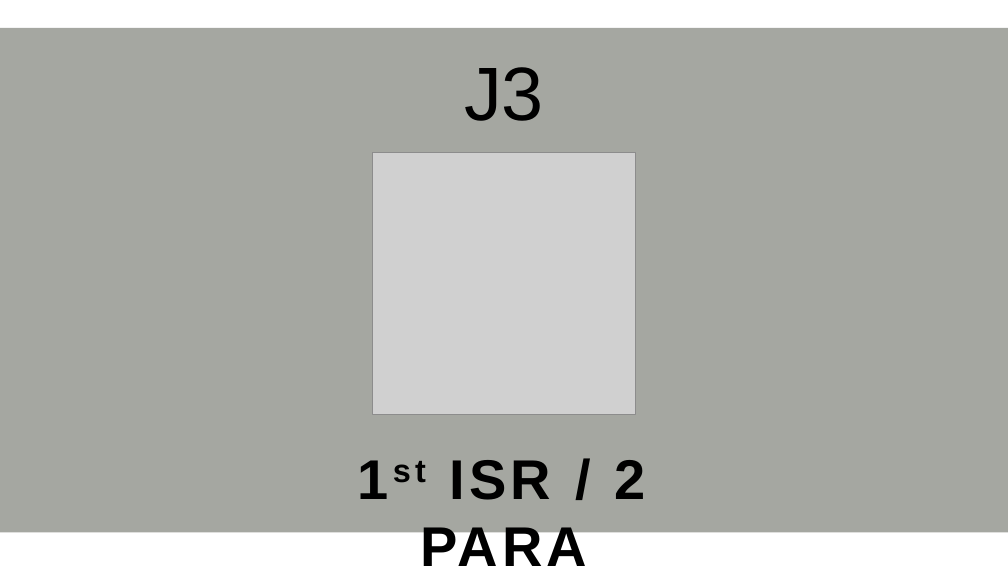
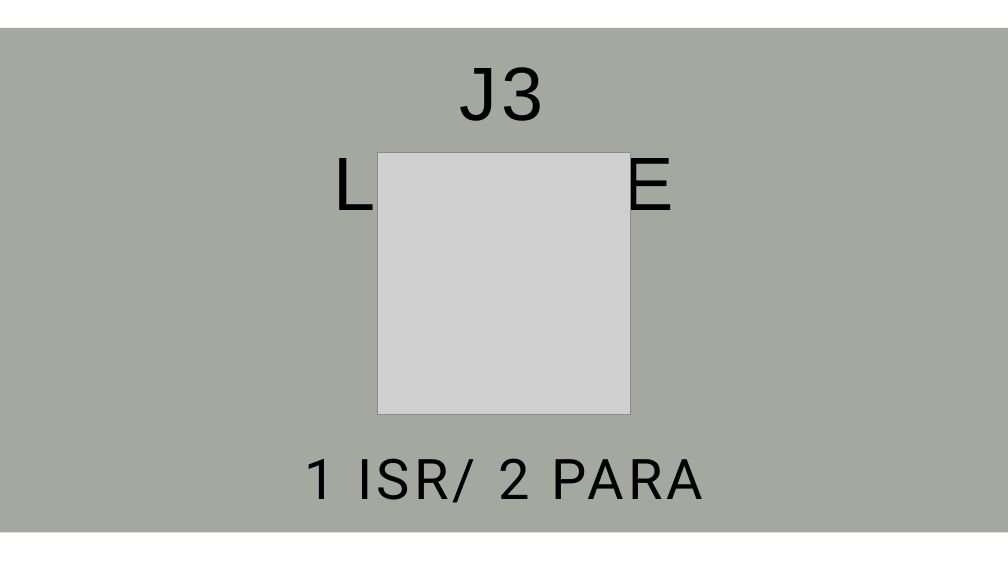
Before and after one commit to Eagle-Studios/2Para, a slide deck: slide 7 of _6_Extra Files/Custom Textures _2PARA.pptx. Drawn at 1008x567 pixels with LibreOffice and Linux fonts; fonts in the diff are those of the drawing; grey boxes stand for pictures. Boxes give left, top, right and bottom in pixels: in the first picture for what was removed or moved away, otherwise in the second. Text is boxed around its words. In the diff, an @@ line names an element or a change of style, - is before the commit and + after.

```diff
--- a/_6_Extra Files/Custom Textures _2PARA.pptx
+++ b/_6_Extra Files/Custom Textures _2PARA.pptx
@@ text at box(334, 67, 674, 224): text changed @@
-J3 Lounge
+J3 LOUNGE
@@ picture: place and size @@
-picture at box(373, 152, 636, 415)
+picture at box(377, 152, 630, 415)
@@ text at box(304, 458, 703, 503): text changed; font Arial to Roboto; bold off @@
-1st ISR / 2 PARA
+1 ISR/ 2 PARA
```
Also in this commit, not shown: 10 other slides changed, 3 slides added, 1 slide removed, 15 other files.
